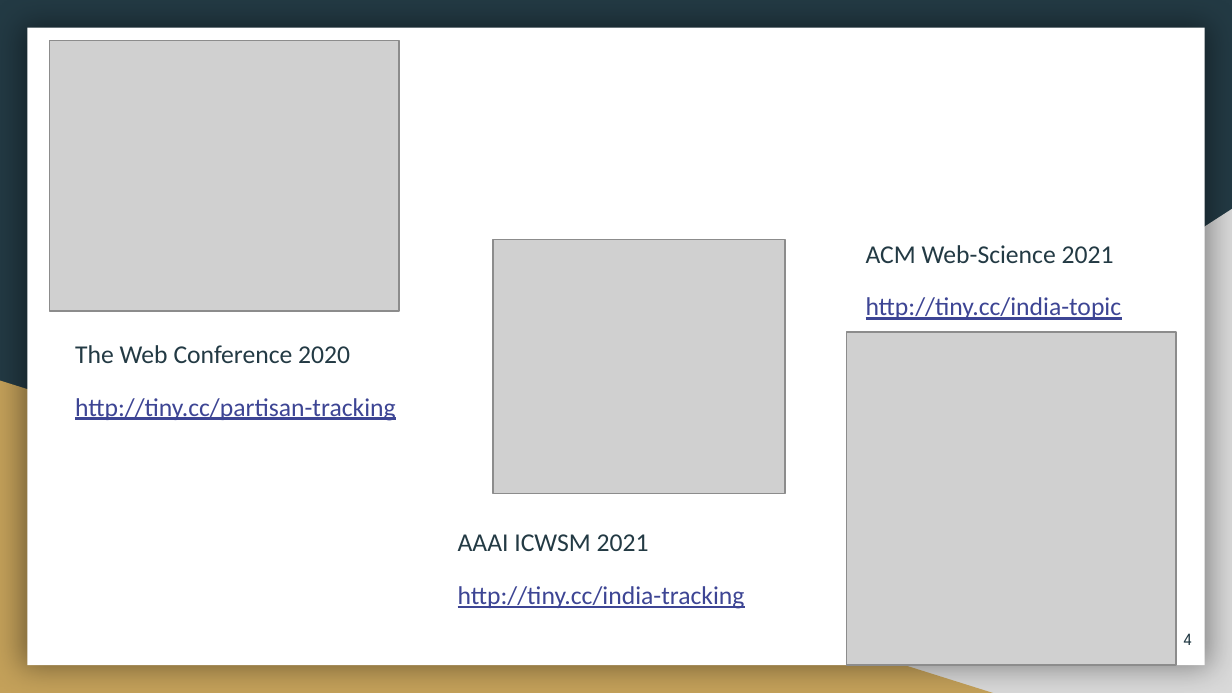
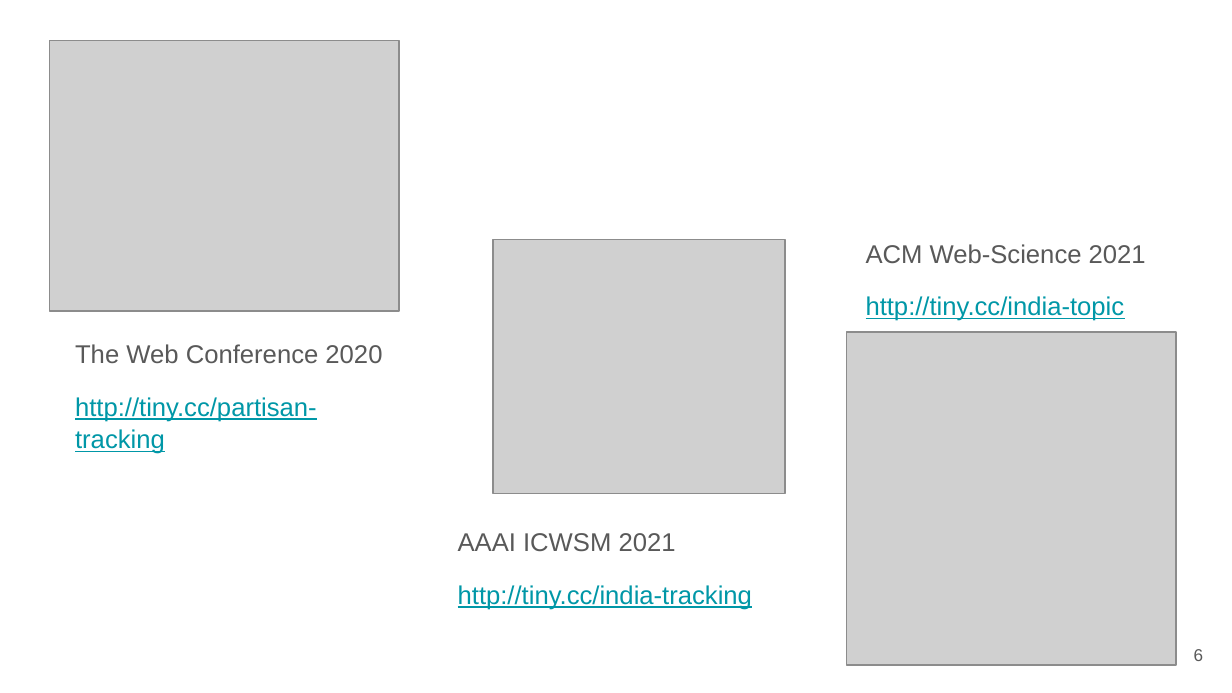
Before and after one commit to Tracking-the-trackers/Tracking-the-trackers, a slide deck: slide 6 of openWPM/Install OpenWPM.pptx (slide 4 before the commit). Drawn at 1232x693 pixels with LibreOffice and Linux fonts; fonts in the diff are those of the drawing; grey boxes stand for pictures. Boxes give left, top, right and bottom in pixels: in the first picture for what was removed or moved away, otherwise in the second. Text is boxed around its words. In the diff, an @@ line names an element or a change of style, - is before the commit and + after.

```diff
--- a/openWPM/Install OpenWPM.pptx
+++ b/openWPM/Install OpenWPM.pptx
@@ background #233A44 to #FFFFFF @@
@@ rectangle removed at bbox=[27, 28, 1205, 665] @@
@@ right triangle removed at bbox=[483, 209, 1232, 693] @@
@@ text "ACM Web-Science 2021" at bbox=[866, 244, 1146, 321]: font Calibri to Arial; text colour #233A44 to #595959 in "ACM Web-Science 2021"; text colour #3D4594 to #0097A7 in "http://tiny.cc/india-topic" @@
@@ text "The Web Conference 2020" at bbox=[75, 344, 382, 454]: font Calibri to Arial; text colour #233A44 to #595959 in "The Web Conference 2020"; text colour #3D4594 to #0097A7 in "http://tiny.cc/partisan-tracking" @@
@@ right triangle removed at bbox=[0, 381, 993, 693] @@
@@ text "AAAI ICWSM 2021" at bbox=[458, 533, 752, 610]: font Calibri to Arial; text colour #233A44 to #595959 in "AAAI ICWSM 2021"; text colour #3D4594 to #0097A7 in "http://tiny.cc/india-tracking" @@
@@ page number removed at bbox=[1184, 633, 1192, 645] @@
-4
@@ page number added at bbox=[1194, 649, 1204, 661], 10 pt, text #595959 @@
+6
```
Also in this commit, not shown: 13 other slides changed, 4 slides added, 2 slides removed, 1 other file.
